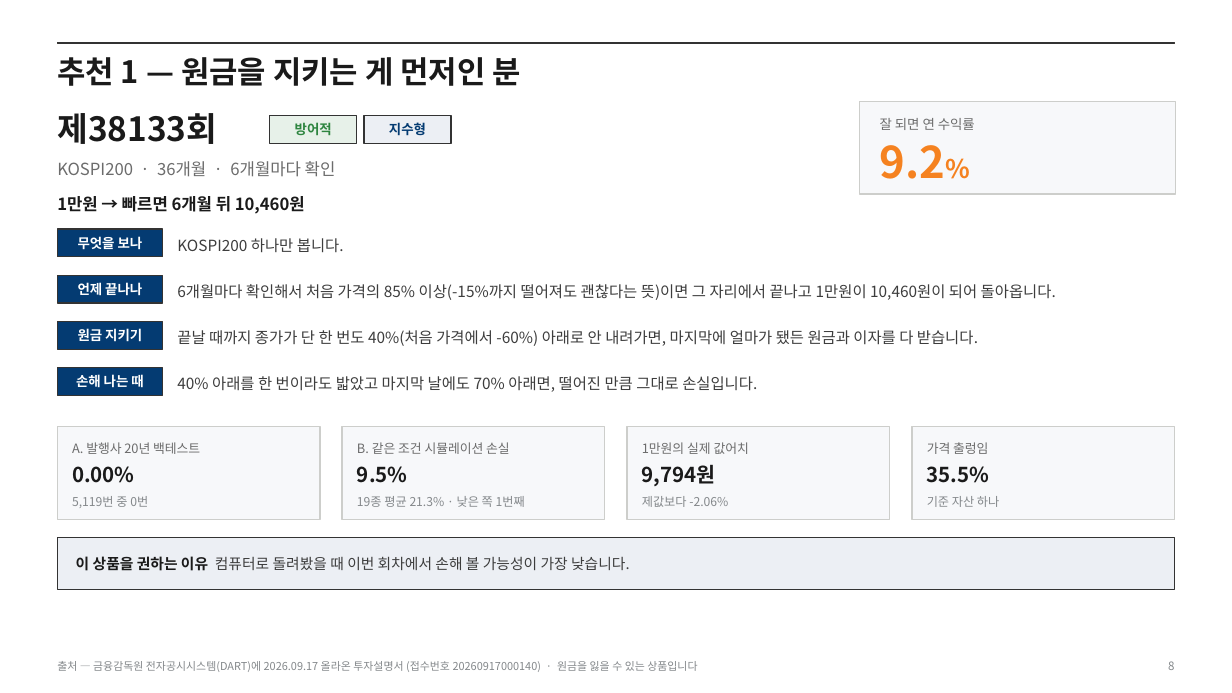
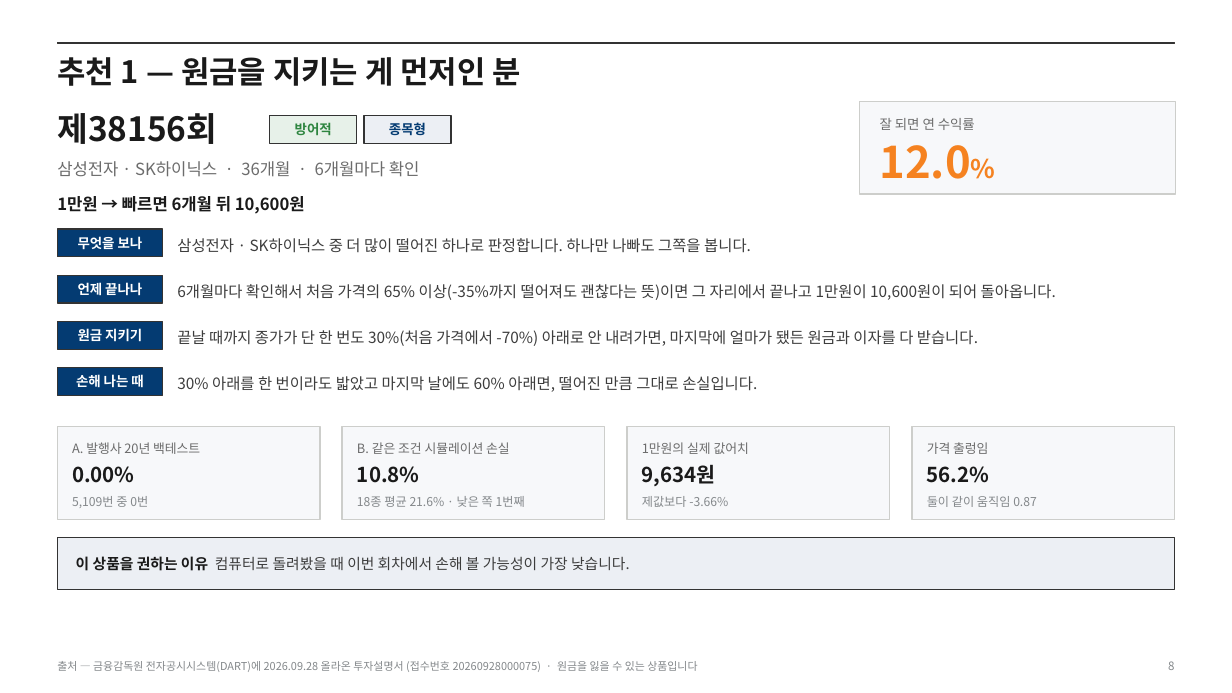
Before and after one commit to hanaroline/work_1, a slide deck: slide 8 of els-analysis-deck.pptx. Drawn at 1232x693 pixels with LibreOffice and Linux fonts; fonts in the diff are those of the drawing. Boxes give left, top, right and bottom in pixels: in the first picture for what was removed or moved away, otherwise in the second. Text is boxed around its words. In the diff, an @@ line names an element or a change of style, - is before the commit and + after.

```diff
--- a/els-analysis-deck.pptx
+++ b/els-analysis-deck.pptx
@@ text at [57,113,217,144]: text changed @@
-제38133회
+제38156회
@@ text at [389,122,426,135]: text changed @@
-지수형
+종목형
@@ text at [880,145,971,179]: text changed @@
-9.2%
+12.0%
@@ text at [57,161,420,177]: text changed @@
-KOSPI200 · 36개월 · 6개월마다 확인
+삼성전자 · SK하이닉스 · 36개월 · 6개월마다 확인
@@ text at [57,196,305,214]: text changed @@
-1만원 → 빠르면 6개월 뒤 10,460원
+1만원 → 빠르면 6개월 뒤 10,600원
@@ text at [177,238,751,253]: text changed @@
-KOSPI200 하나만 봅니다.
+삼성전자 · SK하이닉스 중 더 많이 떨어진 하나로 판정합니다. 하나만 나빠도 그쪽을 봅니다.
@@ text at [177,284,1056,300]: text changed @@
-6개월마다 확인해서 처음 가격의 85% 이상(-15%까지 떨어져도 괜찮다는 뜻)이면 그 자리에서 끝나고 1만원이 10,460원이 되어 돌아옵니다.
+6개월마다 확인해서 처음 가격의 65% 이상(-35%까지 떨어져도 괜찮다는 뜻)이면 그 자리에서 끝나고 1만원이 10,600원이 되어 돌아옵니다.
@@ text at [177,330,978,346]: text changed @@
-끝날 때까지 종가가 단 한 번도 40%(처음 가격에서 -60%) 아래로 안 내려가면, 마지막에 얼마가 됐든 원금과 이자를 다 받습니다.
+끝날 때까지 종가가 단 한 번도 30%(처음 가격에서 -70%) 아래로 안 내려가면, 마지막에 얼마가 됐든 원금과 이자를 다 받습니다.
@@ text at [177,376,757,392]: text changed @@
-40% 아래를 한 번이라도 밟았고 마지막 날에도 70% 아래면, 떨어진 만큼 그대로 손실입니다.
+30% 아래를 한 번이라도 밟았고 마지막 날에도 60% 아래면, 떨어진 만큼 그대로 손실입니다.
@@ text at [357,466,420,483]: text changed @@
-9.5%
+10.8%
@@ text at [642,464,716,486]: text changed @@
-9,794원
+9,634원
@@ text at [927,466,990,483]: text changed @@
-35.5%
+56.2%
@@ text at [72,496,148,508]: text changed @@
-5,119번 중 0번
+5,109번 중 0번
@@ text at [357,496,525,507]: text changed @@
-19종 평균 21.3% · 낮은 쪽 1번째
+18종 평균 21.6% · 낮은 쪽 1번째
@@ text at [642,496,728,507]: text changed @@
-제값보다 -2.06%
+제값보다 -3.66%
@@ text at [927,496,1037,507]: text changed @@
-기준 자산 하나
+둘이 같이 움직임 0.87
@@ text at [57,661,697,672]: text changed @@
-출처 — 금융감독원 전자공시시스템(DART)에 2026.09.17 올라온 투자설명서 (접수번호 20260917000140) · 원금을 잃을 수 있는 상품입니다
+출처 — 금융감독원 전자공시시스템(DART)에 2026.09.28 올라온 투자설명서 (접수번호 20260928000075) · 원금을 잃을 수 있는 상품입니다
```
Also in this commit, not shown: 14 other slides changed, 13 other files.
